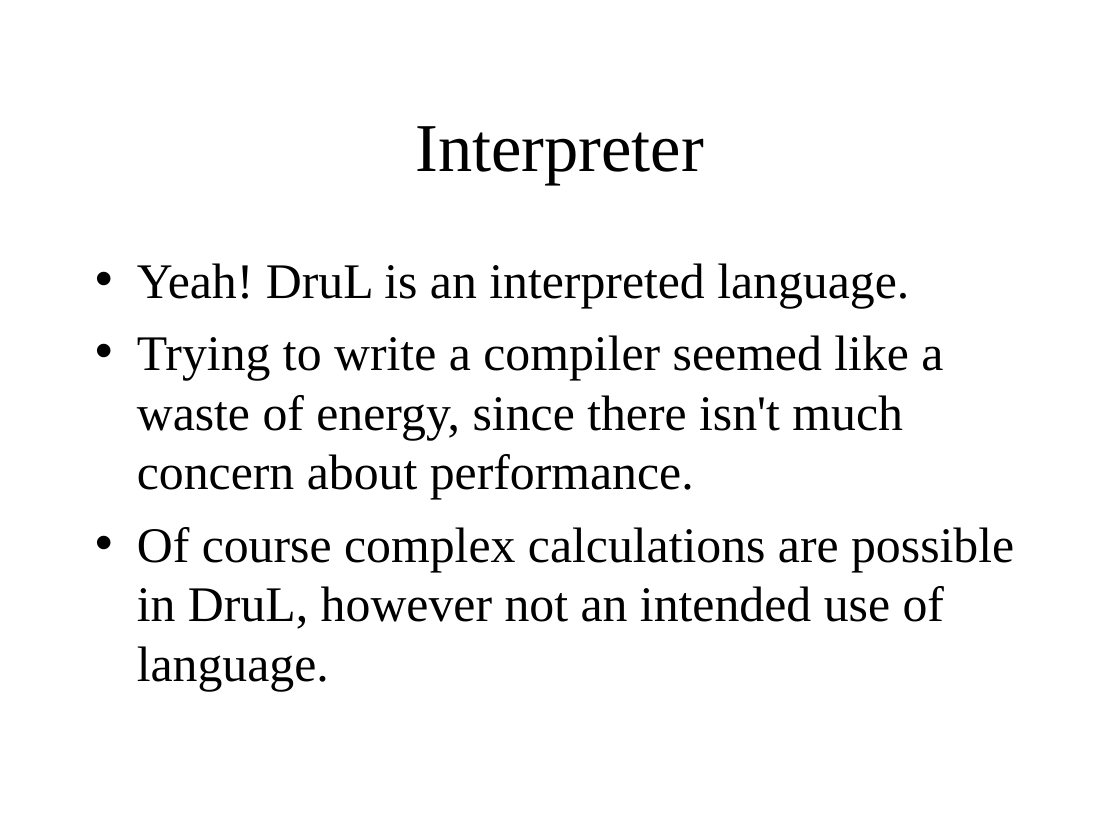
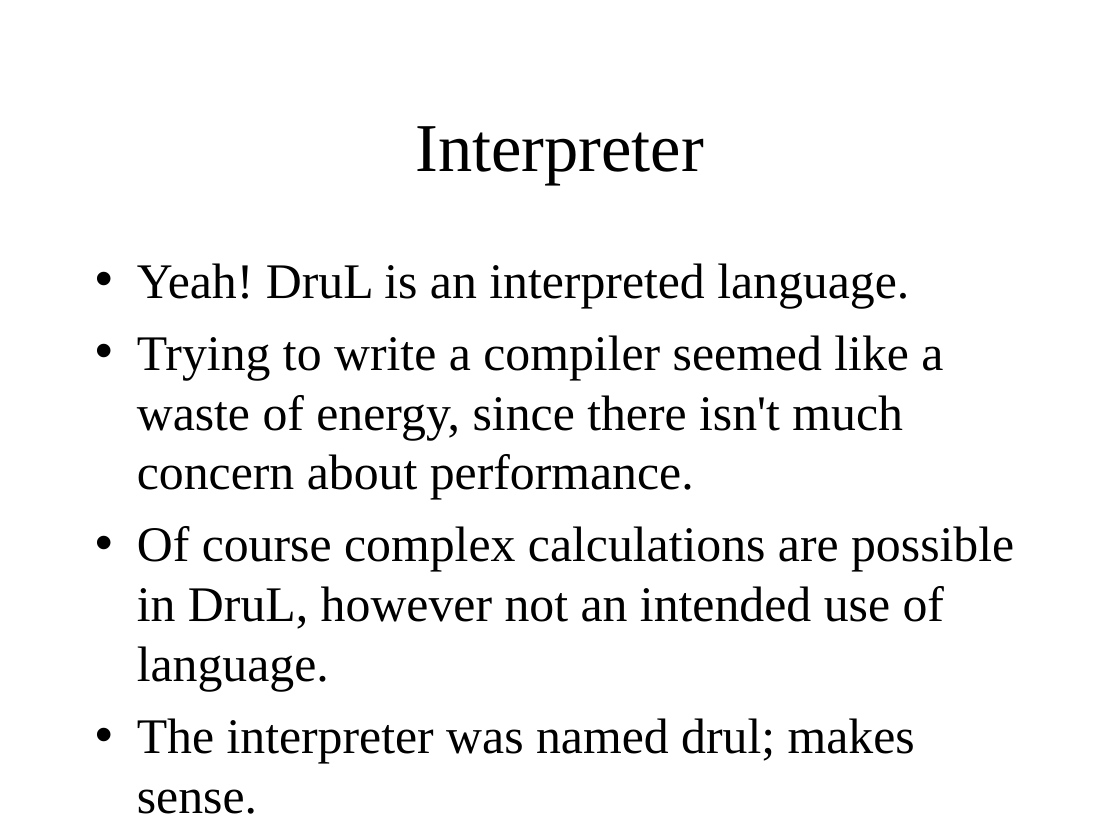
Before and after one commit to waseemilahi/drul, a slide deck: slide 2 of Presentation/Part3.ppt. Drawn at 1120x840 pixels with LibreOffice and Linux fonts; fonts in the diff are those of the drawing. Boxes give left, top, right and bottom in pixels: in the first picture for what was removed or moved away, otherwise in the second. Text is boxed around its words. In the diff, an @@ line names an element or a change of style, - is before the commit and + after.

```diff
--- a/Presentation/Part3.ppt
+++ b/Presentation/Part3.ppt
@@ text at [137,718,915,814]: paragraph added @@
+• The interpreter was named drul; makes sense.
```
Also in this commit, not shown: 2 other slides changed.
